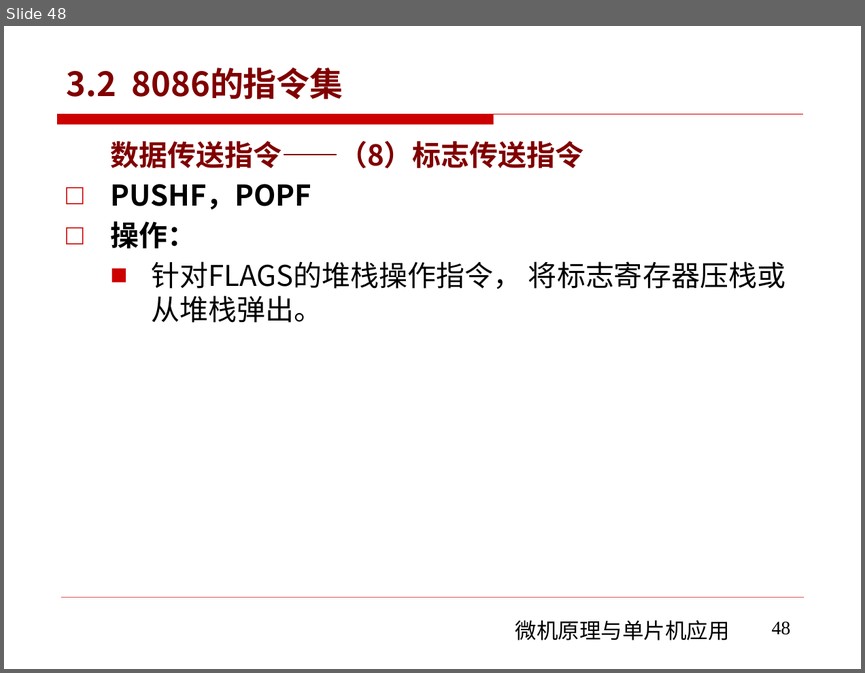
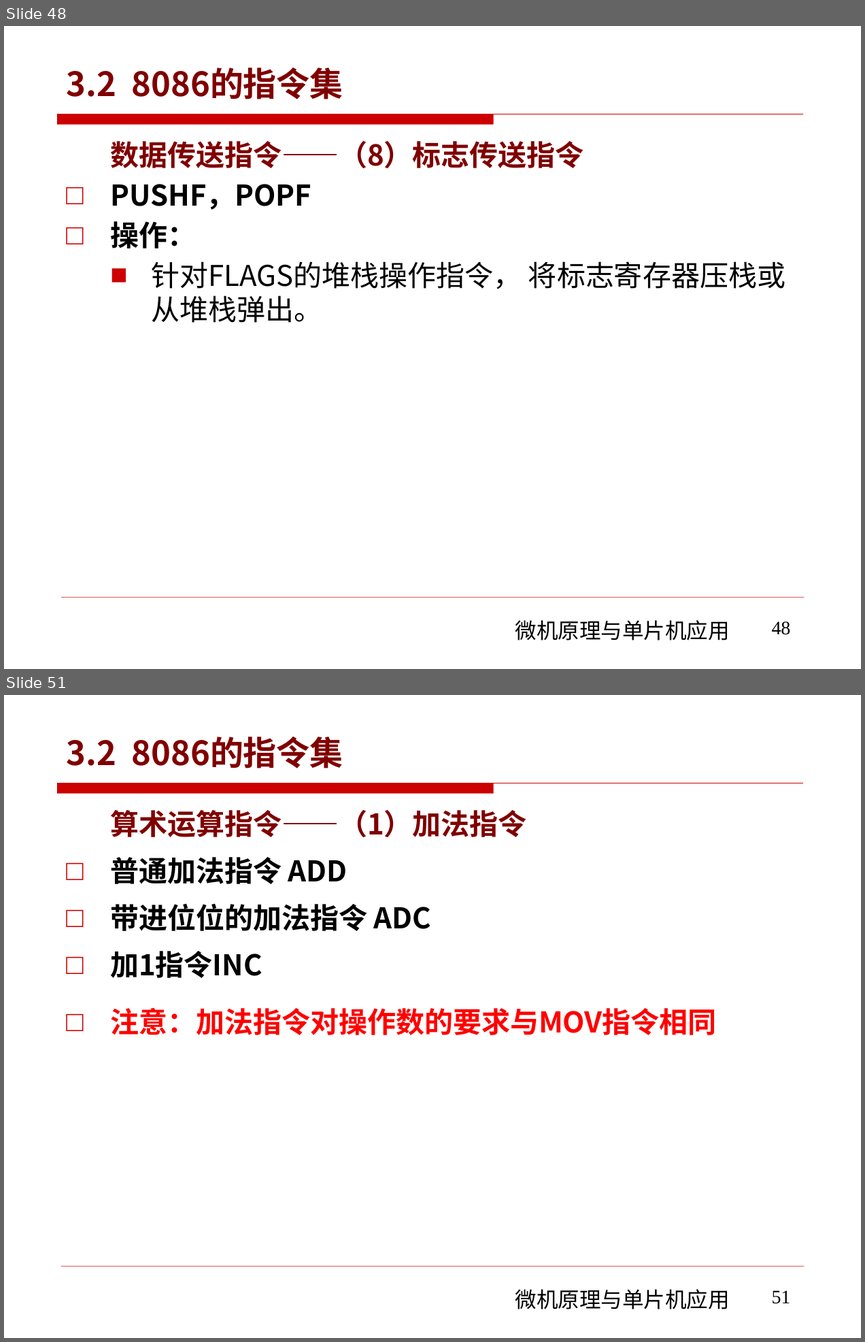
Before and after one commit to rshouc/Microcomputer, a slide deck: PPT/The Principle of Microcomputer/第三章 微机原理（8086的指令系统-指令集).pptx. Shown one above the other, each under a label of ours: slide 48 before the commit, slides 48 and 51 after it; the slides between them are not shown. The pictures are 865x673 and 865x1342 pixels, drawn with LibreOffice and Linux fonts; fonts in the diff are those of the drawing; background and template pictures are left out. Boxes give left, top, right and bottom in pixels: in the first picture for what was removed or moved away, otherwise in the second. Text is boxed around its words. In the diff, an @@ line names an element or a change of style, - is before the commit and + after.

```diff
--- a/PPT/The Principle of Microcomputer/第三章 微机原理（8086的指令系统-指令集).pptx
+++ b/PPT/The Principle of Microcomputer/第三章 微机原理（8086的指令系统-指令集).pptx
@@ slide 51 added at [4, 695, 861, 1338], background #FFFFFF; not listed: 3 template elements that a slide beside it also shows @@
@@ title added at [67, 736, 343, 768], 28 pt, text #800000, bold @@
+3.2 8086的指令集
@@ text added at [110, 810, 717, 1035], 24 pt, text #000000, bold @@
+算术运算指令——（1）加法指令
+□ 普通加法指令 ADD
+□ 带进位位的加法指令 ADC
+□ 加1指令INC
+□ 注意：加法指令对操作数的要求与MOV指令相同
@@ page number added at [772, 1290, 791, 1304], 16 pt, text #000000 @@
+51
```
Also in this commit, not shown: 111 other slides added.
